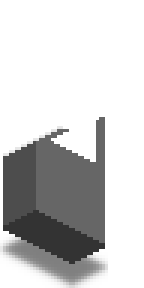
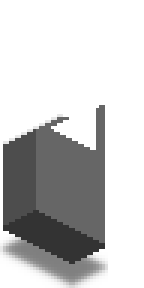
Layer changes from the first w=144, h=288 image to the second:
painted on "Roof" over (63, 105, 105, 132)
renamed "Front copy #1" to "Beam", painted on it over (3, 114, 63, 156)
renamed "Front copy" to "Front", painted on it over (3, 126, 36, 156)
renamed "Side copy #1" to "Side", painted on it over (36, 105, 105, 162)
